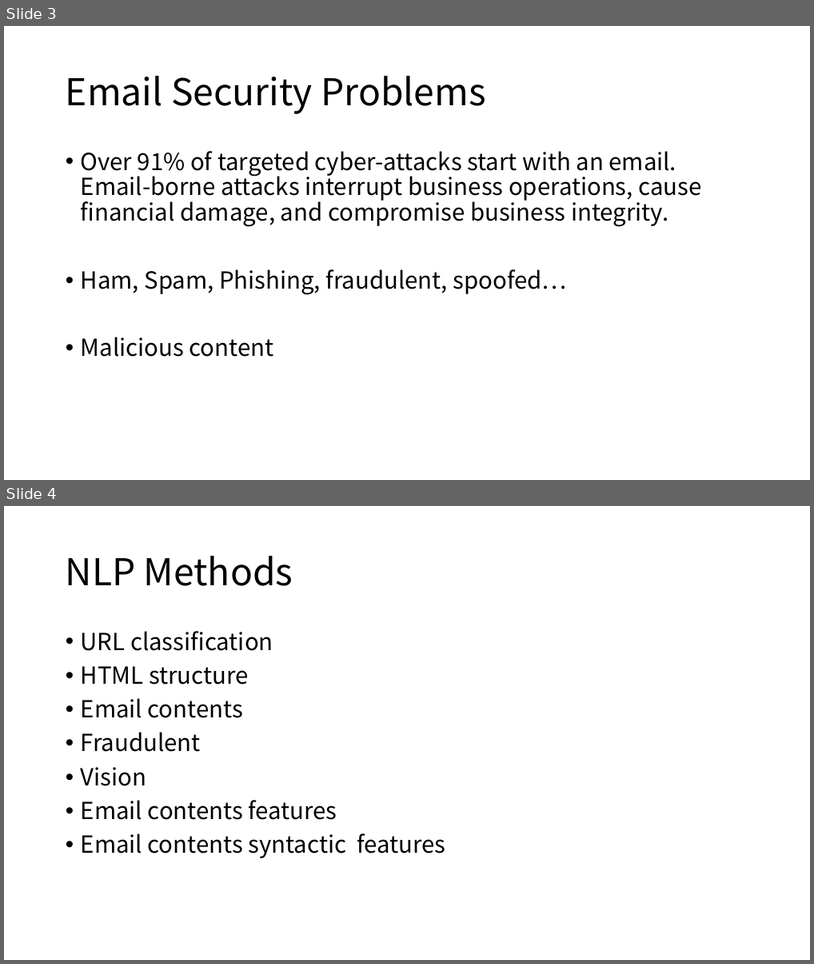
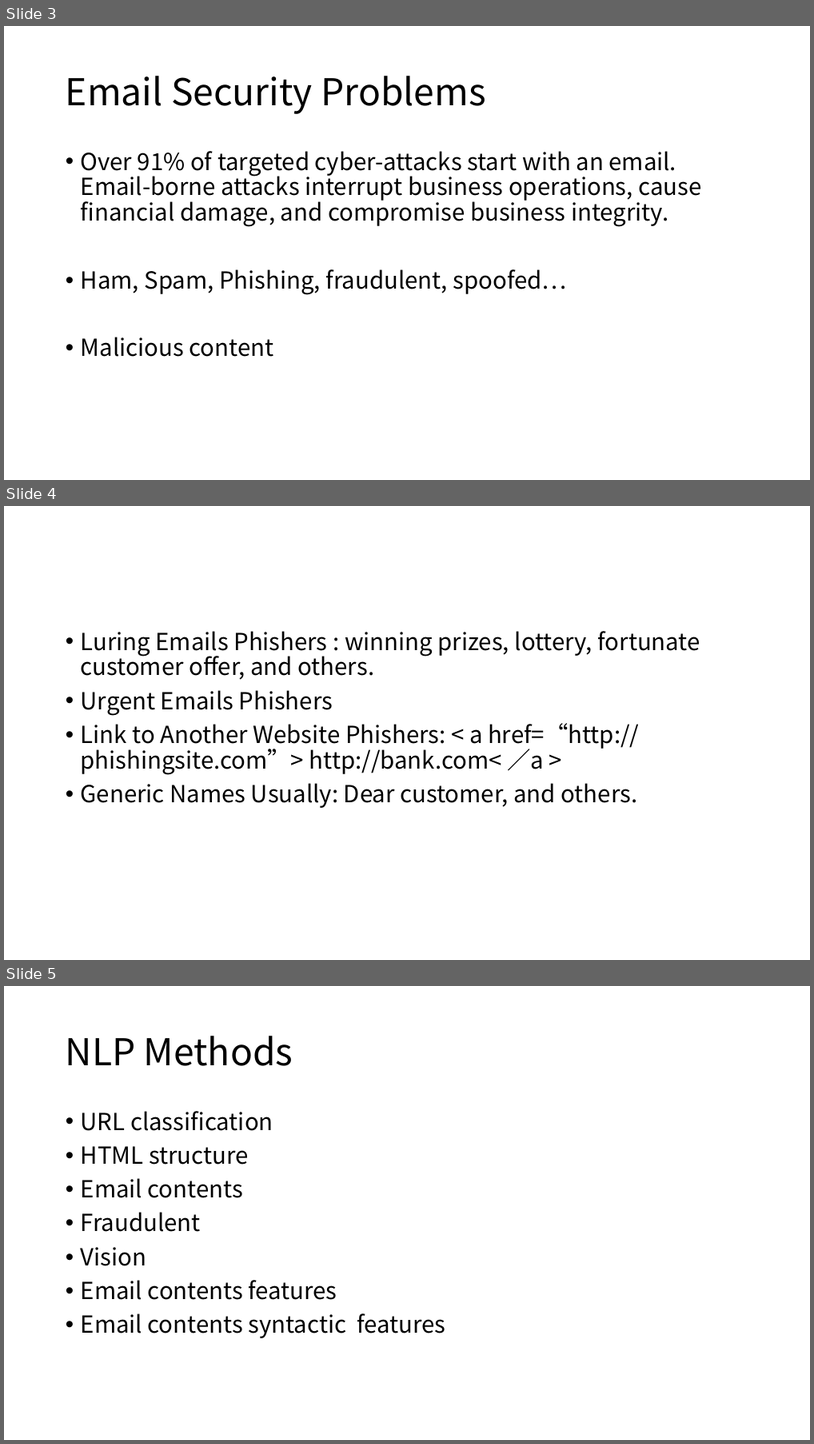
Before and after one commit to wang-zifu/anti-phishing, a slide deck: doc/AI Anti-phishing.pptx. Shown one above the other, each under a label of ours: slides 3 and 4 before the commit, slides 3, 4 and 5 after it. The pictures are 814x964 and 814x1444 pixels, drawn with LibreOffice and Linux fonts; fonts in the diff are those of the drawing. Boxes give left, top, right and bottom in pixels: in the first picture for what was removed or moved away, otherwise in the second. Text is boxed around its words. In the diff, an @@ line names an element or a change of style, - is before the commit and + after.

```diff
--- a/doc/AI Anti-phishing.pptx
+++ b/doc/AI Anti-phishing.pptx
@@ slide 4 added at [4, 506, 810, 960], background #FFFFFF @@
@@ text added at [81, 631, 701, 808], 28 pt, text #000000 @@
+• Luring Emails Phishers : winning prizes, lottery, fortunate customer offer, and others.
+• Urgent Emails Phishers
+• Link to Another Website Phishers: < a href=“http:// phishingsite.com”> http://bank.com< ∕a >
+• Generic Names Usually: Dear customer, and others.
@@ what was slide 4 is now slide 5 @@
```
Also in this commit, not shown: 2 other files.
